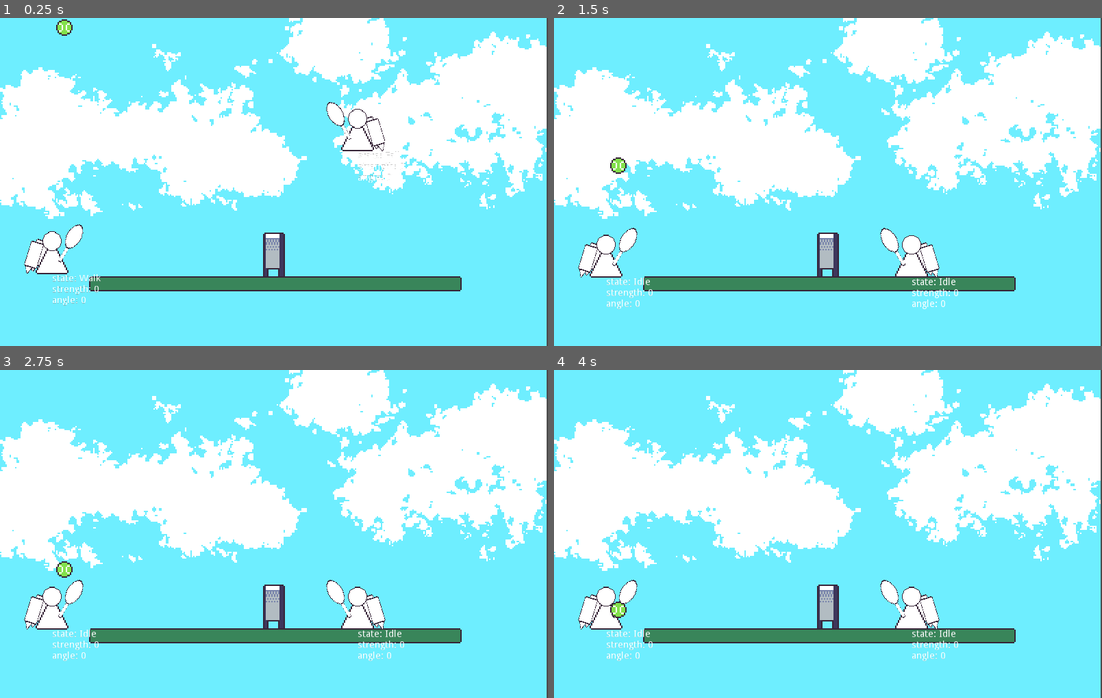
Above: before the commit, frames 1-4 (two rows, left to right).
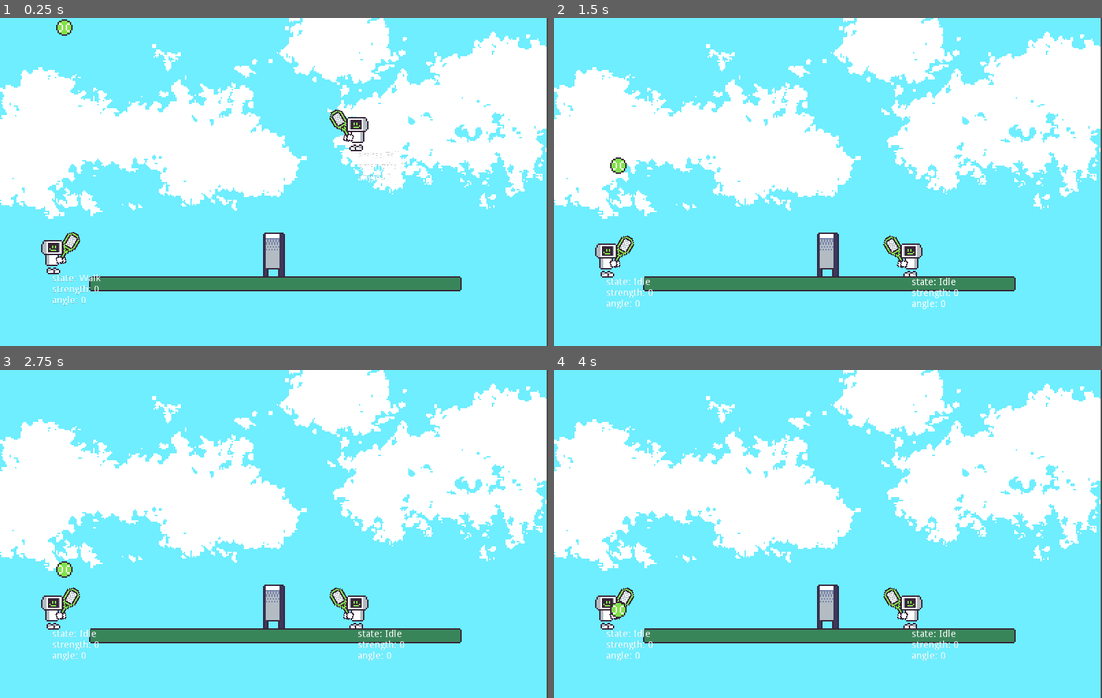
Above: after the commit, the same moments.

Repository: rthurmed/BobBytesTennisChampionship
Game: Godot game, scene res://src/Main.tscn
Same seed, same stepped clock (60 frames per second), same inputs: the game is played once before the commit and once after it.
Inputs:
- Up to frame 1 (0.25 s): no input
- Up to frame 2 (1.5 s): no input
- Up to frame 3 (2.75 s): no input
- Up to frame 4 (4 s): no input

The runs differ from the first frame. In frame 1, 1.3% of the frame differs, in the area x 4-71%, y 25-79%; in frame 2, 1.7%; in frame 3, 1.7%, in the area x 4-71%, y 63-80%; in frame 4, 1.6%.

Commit message:
Added player robot sprites

Diff:
--- /dev/null
+++ b/assets/robot/foot.tres
@@ -0,0 +1,7 @@
+[gd_resource type="AtlasTexture" load_steps=2 format=2]
+
+[ext_resource path="res://assets/robot-parts.png" type="Texture" id=1]
+
+[resource]
+atlas = ExtResource( 1 )
+region = Rect2( 36, 0, 12, 12 )
--- /dev/null
+++ b/assets/robot/hand.tres
@@ -0,0 +1,7 @@
+[gd_resource type="AtlasTexture" load_steps=2 format=2]
+
+[ext_resource path="res://assets/robot-parts.png" type="Texture" id=1]
+
+[resource]
+atlas = ExtResource( 1 )
+region = Rect2( 24, 0, 12, 12 )
--- /dev/null
+++ b/assets/robot/head.tres
@@ -0,0 +1,7 @@
+[gd_resource type="AtlasTexture" load_steps=2 format=2]
+
+[ext_resource path="res://assets/robot-parts.png" type="Texture" id=1]
+
+[resource]
+atlas = ExtResource( 1 )
+region = Rect2( 0, 0, 24, 12 )
--- /dev/null
+++ b/assets/robot/racket.tres
@@ -0,0 +1,7 @@
+[gd_resource type="AtlasTexture" load_steps=2 format=2]
+
+[ext_resource path="res://assets/robot-parts.png" type="Texture" id=1]
+
+[resource]
+atlas = ExtResource( 1 )
+region = Rect2( 24, 12, 24, 12 )
--- /dev/null
+++ b/assets/robot/torso.tres
@@ -0,0 +1,7 @@
+[gd_resource type="AtlasTexture" load_steps=2 format=2]
+
+[ext_resource path="res://assets/robot-parts.png" type="Texture" id=1]
+
+[resource]
+atlas = ExtResource( 1 )
+region = Rect2( 0, 12, 24, 12 )
--- a/src/game/char/Person.tscn
+++ b/src/game/char/Person.tscn
@@ -13,6 +13,11 @@
 [ext_resource path="res://src/game/char/state/Attack.gd" type="Script" id=11]
 [ext_resource path="res://src/game/char/state/PrepareAttack.gd" type="Script" id=12]
 [ext_resource path="res://modules/Debugging/DebugNode.tscn" type="PackedScene" id=13]
+[ext_resource path="res://assets/robot/racket.tres" type="Texture" id=14]
+[ext_resource path="res://assets/robot/hand.tres" type="Texture" id=15]
+[ext_resource path="res://assets/robot/torso.tres" type="Texture" id=16]
+[ext_resource path="res://assets/robot/head.tres" type="Texture" id=17]
+[ext_resource path="res://assets/robot/foot.tres" type="Texture" id=18]
 
 [sub_resource type="CircleShape2D" id=6]
 radius = 20.025
@@ -91,7 +96,7 @@
 "values": [ 30.5111 ]
 }
 tracks/2/type = "value"
-tracks/2/path = NodePath("VisualInstance/Racket:scale")
+tracks/2/path = NodePath("Colliders/AttackArea2D:monitoring")
 tracks/2/interp = 1
 tracks/2/loop_wrap = true
 tracks/2/imported = false
@@ -100,18 +105,6 @@
 "times": PoolRealArray( 0 ),
 "transitions": PoolRealArray( 1 ),
 "update": 0,
-"values": [ Vector2( 0.447384, 0.820709 ) ]
-}
-tracks/3/type = "value"
-tracks/3/path = NodePath("Colliders/AttackArea2D:monitoring")
-tracks/3/interp = 1
-tracks/3/loop_wrap = true
-tracks/3/imported = false
-tracks/3/enabled = true
-tracks/3/keys = {
-"times": PoolRealArray( 0 ),
-"transitions": PoolRealArray( 1 ),
-"update": 0,
 "values": [ false ]
 }
 
@@ -122,6 +115,7 @@
 [node name="VisualInstance" type="Node2D" parent="."]
 
 [node name="Jetpack" type="Node2D" parent="VisualInstance"]
+visible = false
 position = Vector2( -5, -17 )
 
 [node name="Square" type="Sprite" parent="VisualInstance/Jetpack"]
@@ -148,28 +142,53 @@
 z_index = -1
 texture = ExtResource( 9 )
 
-[node name="Body" type="Sprite" parent="VisualInstance"]
+[node name="Triangle" type="Sprite" parent="VisualInstance"]
+visible = false
 position = Vector2( 0, -12 )
 texture = ExtResource( 9 )
 
-[node name="Head" type="Sprite" parent="VisualInstance"]
+[node name="Ball" type="Sprite" parent="VisualInstance"]
+visible = false
 position = Vector2( 0, -24 )
 scale = Vector2( 0.599998, 0.600001 )
 texture = ExtResource( 7 )
 
+[node name="Body" type="Node2D" parent="VisualInstance"]
+
+[node name="Torso" type="Sprite" parent="VisualInstance/Body"]
+position = Vector2( 0, -11 )
+texture = ExtResource( 16 )
+
+[node name="Head" type="Sprite" parent="VisualInstance/Body"]
+position = Vector2( 0, -20 )
+texture = ExtResource( 17 )
+
+[node name="Legs" type="Node2D" parent="VisualInstance"]
+
+[node name="Foot1" type="Sprite" parent="VisualInstance/Legs"]
+position = Vector2( 3, -3 )
+texture = ExtResource( 18 )
+
+[node name="Foot2" type="Sprite" parent="VisualInstance/Legs"]
+position = Vector2( -1, -3 )
+texture = ExtResource( 18 )
+
 [node name="Racket" type="Node2D" parent="VisualInstance"]
 position = Vector2( 6, -11 )
 rotation = 0.532519
-scale = Vector2( 0.447384, 0.820709 )
-
-[node name="Square" type="Sprite" parent="VisualInstance/Racket"]
-position = Vector2( 0.93782, -5.9297 )
-scale = Vector2( 0.218606, 0.711803 )
-texture = ExtResource( 8 )
-
-[node name="Circle2" type="Sprite" parent="VisualInstance/Racket"]
-position = Vector2( 0.823919, -23.3353 )
-texture = ExtResource( 7 )
+
+[node name="Hand2" type="Sprite" parent="VisualInstance/Racket"]
+position = Vector2( 2, 0 )
+texture = ExtResource( 15 )
+
+[node name="Racket" type="Sprite" parent="VisualInstance/Racket"]
+position = Vector2( 1, -11 )
+rotation = -1.5708
+texture = ExtResource( 14 )
+
+[node name="Hand1" type="Sprite" parent="VisualInstance/Racket"]
+position = Vector2( 0, 1 )
+texture = ExtResource( 15 )
 
 [node name="Colliders" type="Node2D" parent="."]
 
Not shown: 1 places in src/game/char/Person.tscn that only renumber resources
